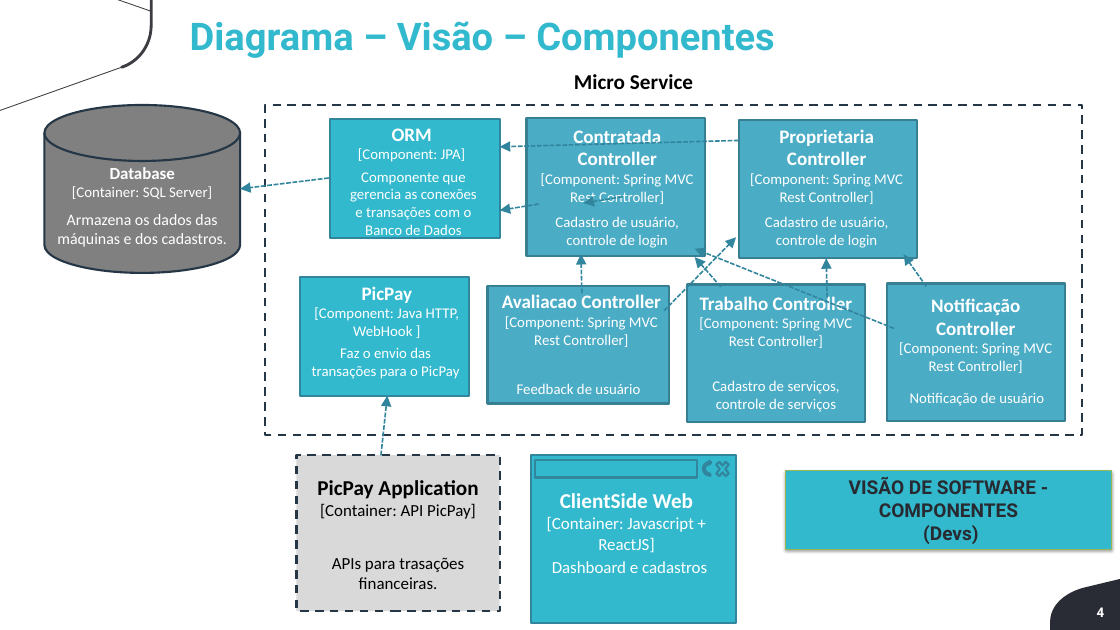
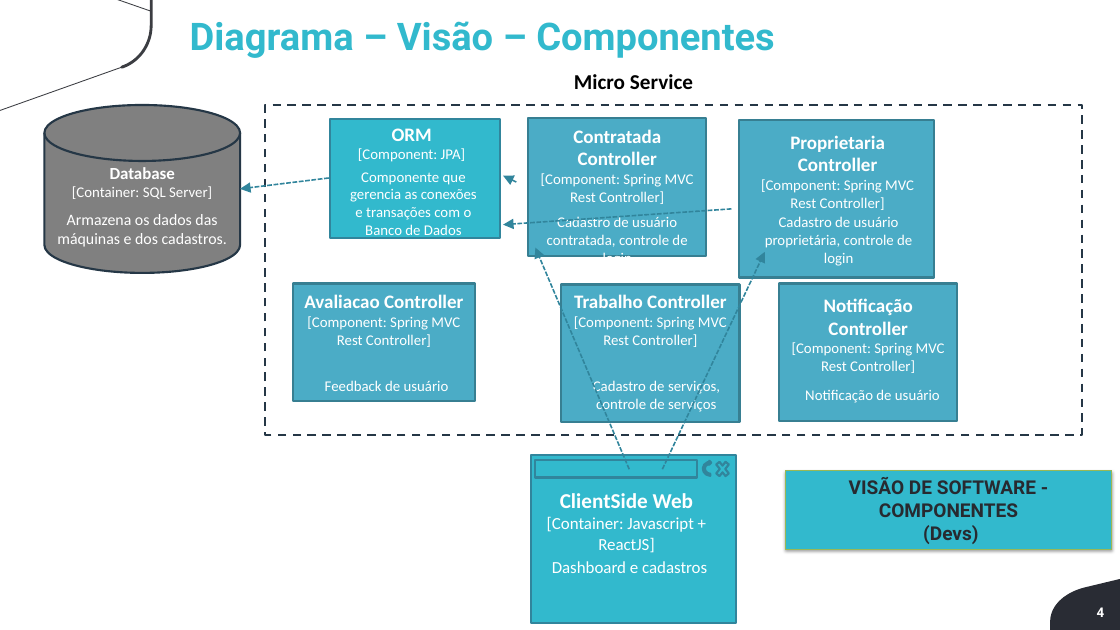
Before and after one commit to robertogsl/Grupo1-3ADSA, a slide deck: slide 4 of Documentação/Arquitetura/diagramas de arquitetura.pptx. Drawn at 1120x630 pixels with LibreOffice and Linux fonts; fonts in the diff are those of the drawing; background and template pictures are left out. Boxes give left, top, right and bottom in pixels: in the first picture for what was removed or moved away, otherwise in the second. Text is boxed around its words. In the diff, an @@ line names an element or a change of style, - is before the commit and + after.

Commit message:
diagrama de arq

```diff
--- a/Documentação/Arquitetura/diagramas de arquitetura.pptx
+++ b/Documentação/Arquitetura/diagramas de arquitetura.pptx
@@ rectangle: place and size @@
-rectangle at (739,120,917,258)
+rectangle at (739,120,935,277)
@@ text "Proprietaria Controller": place and size @@
-text "Proprietaria Controller" at (750,129,903,204)
+text "Proprietaria Controller" at (761,135,914,210)
@@ freeform shape at (503,176,516,182): rotation 0 to 270 degrees; outline redrawn @@
@@ freeform shape at (503,209,732,225): rotation 180 to 270 degrees; outline redrawn @@
@@ freeform shape removed at (584,197,622,203) @@
@@ text at (547,214,687,257): text changed @@
-Cadastro de usuário, controle de login
+Cadastro de usuário contratada, controle de login
@@ freeform shape removed at (654,237,748,311) @@
@@ text at (765,216,912,266): text changed @@
-Cadastro de usuário, controle de login
+Cadastro de usuário proprietária, controle de login
@@ freeform shape added at (536,248,629,469), outline #31859C 1.5 pt dashed @@
@@ freeform shape removed at (576,254,587,293) @@
@@ freeform shape at (662,252,764,469): rotation 45 to 0 degrees; outline redrawn @@
@@ freeform shape removed at (695,254,720,290) @@
@@ freeform shape removed at (821,258,833,298) @@
@@ freeform shape removed at (903,252,926,289) @@
@@ text "Avaliacao Controller": place and size @@
-text "Avaliacao Controller" at (502,294,660,347)
+text "Avaliacao Controller" at (304,294,463,347)
@@ rectangle: place and size @@
-rectangle at (488,286,669,403)
+rectangle at (293,283,475,401)
@@ rectangle removed at (300,277,469,395) @@
@@ text removed at (314,286,459,336) @@
-PicPay
-[Component: Java HTTP, WebHook ]
@@ text "Trabalho Controller": place and size @@
-text "Trabalho Controller" at (699,294,852,348)
+text "Trabalho Controller" at (574,294,727,347)
@@ rectangle: place and size @@
-rectangle at (687,284,866,422)
+rectangle at (562,284,740,422)
@@ text "Notificação Controller": place and size @@
-text "Notificação Controller" at (899,298,1052,373)
+text "Notificação Controller" at (792,298,945,373)
@@ rectangle: place and size @@
-rectangle at (887,283,1065,421)
+rectangle at (779,283,958,421)
@@ text removed at (312,347,459,379) @@
-Faz o envio das transações para o PicPay
@@ text "Feedback de usuário": place and size @@
-text "Feedback de usuário" at (517,383,640,394)
+text "Feedback de usuário" at (325,380,449,391)
@@ text "Cadastro de serviços, controle de ...": place and size @@
-text "Cadastro de serviços, controle de ..." at (712,380,840,412)
+text "Cadastro de serviços, controle de ..." at (593,379,720,414)
@@ text "Notificação de usuário": place and size @@
-text "Notificação de usuário" at (910,392,1044,406)
+text "Notificação de usuário" at (805,389,940,403)
@@ freeform shape removed at (381,396,387,456) @@
@@ rectangle removed at (296,456,500,612) @@
@@ text removed at (317,480,478,519) @@
-PicPay Application
-[Container: API PicPay]
@@ text removed at (332,557,464,589) @@
-APIs para trasações financeiras.
```
